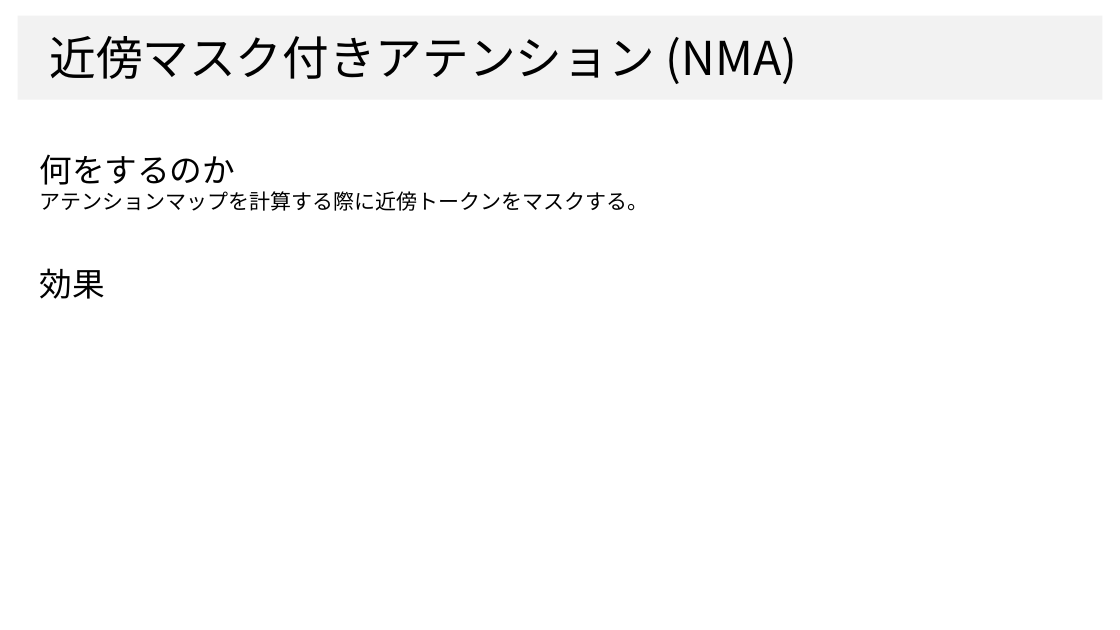
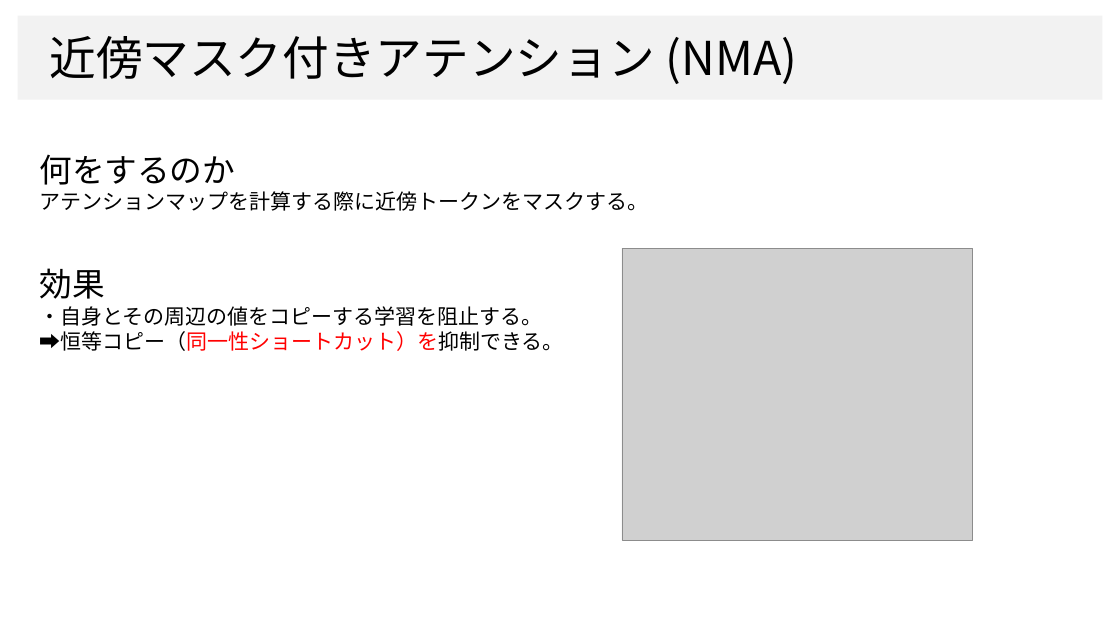
Before and after one commit to dhia-github/haselab-all, a slide deck: slide 12 of 20_発表資料/ゼミ資料/統一モデル_ゼミ資料２.pptx (slide 10 before the commit). Drawn at 1120x630 pixels with LibreOffice and Linux fonts; fonts in the diff are those of the drawing; grey boxes stand for pictures; background and template pictures are left out. Boxes give left, top, right and bottom in pixels: in the first picture for what was removed or moved away, otherwise in the second. Text is boxed around its words. In the diff, an @@ line names an element or a change of style, - is before the commit and + after.

```diff
--- a/20_発表資料/ゼミ資料/統一モデル_ゼミ資料２.pptx
+++ b/20_発表資料/ゼミ資料/統一モデル_ゼミ資料２.pptx
@@ picture added at bbox=[623, 248, 974, 540] @@
@@ text at bbox=[39, 306, 564, 351]: paragraphs added @@
+・自身とその周辺の値をコピーする学習を阻止する。
+➡恒等コピー（同一性ショートカット）を抑制できる。
```
Also in this commit, not shown: 7 other slides changed, 9 slides added, 9 slides removed, 31 other files.
